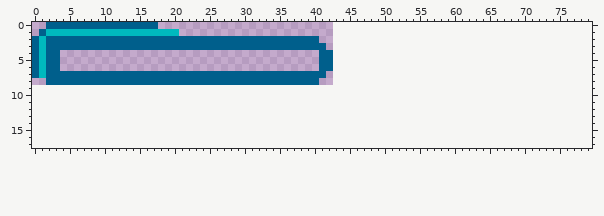
Two states of a pixel-art file, datafiles/aseprite/UI/spr_playerHealthbarUI.aseprite. Above is the file before it was changed.
43x9 pixels, 1 frame. The old version is drawn lined up with the new one, on the new canvas.
The result:
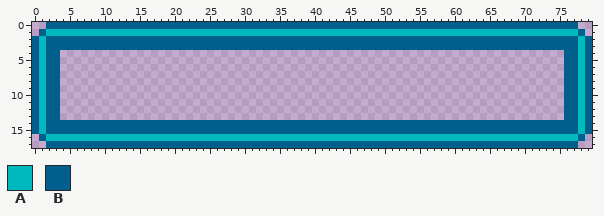
Palette (. is transparent): A #00b9be  B #005f8c
The edit:
{"change": "canvas 43x9 -> 80x18"}
{"y":0,"x":18,"old":"............................................................","new":"BBBBBBBBBBBBBBBBBBBBBBBBBBBBBBBBBBBBBBBBBBBBBBBBBBBBBBBBBBBB"}
{"y":1,"x":21,"old":"..........................................................","new":"AAAAAAAAAAAAAAAAAAAAAAAAAAAAAAAAAAAAAAAAAAAAAAAAAAAAAAAAAB"}
{"y":2,"x":41,"old":".......................................","new":"BBBBBBBBBBBBBBBBBBBBBBBBBBBBBBBBBBBBBAB"}
{"y":3,"x":42,"old":"......................................","new":"BBBBBBBBBBBBBBBBBBBBBBBBBBBBBBBBBBBBAB"}
{"y":4,"x":41,"old":"BB","new":".."}
{"y":4,"x":76,"old":"....","new":"BBAB"}
{"y":5,"x":41,"old":"BB","new":".."}
{"y":5,"x":76,"old":"....","new":"BBAB"}
{"y":6,"x":41,"old":"BB","new":".."}
{"y":6,"x":76,"old":"....","new":"BBAB"}
{"y":7,"x":4,"old":"BBBBBBBBBBBBBBBBBBBBBBBBBBBBBBBBBBBBBB","new":"......................................"}
{"y":7,"x":76,"old":"....","new":"BBAB"}
{"y":8,"x":0,"old":"..","new":"BA"}
{"y":8,"x":4,"old":"BBBBBBBBBBBBBBBBBBBBBBBBBBBBBBBBBBBBB","new":"....................................."}
{"y":8,"x":76,"old":"....","new":"BBAB"}
{"y":9,"x":0,"old":"....","new":"BABB"}
{"y":9,"x":76,"old":"....","new":"BBAB"}
{"y":10,"x":0,"old":"....","new":"BABB"}
{"y":10,"x":76,"old":"....","new":"BBAB"}
{"y":11,"x":0,"old":"....","new":"BABB"}
{"y":11,"x":76,"old":"....","new":"BBAB"}
{"y":12,"x":0,"old":"....","new":"BABB"}
{"y":12,"x":76,"old":"....","new":"BBAB"}
{"y":13,"x":0,"old":"....","new":"BABB"}
{"y":13,"x":76,"old":"....","new":"BBAB"}
{"y":14,"x":0,"old":"................................................................................","new":"BABBBBBBBBBBBBBBBBBBBBBBBBBBBBBBBBBBBBBBBBBBBBBBBBBBBBBBBBBBBBBBBBBBBBBBBBBBBBAB"}
{"y":15,"x":0,"old":"................................................................................","new":"BABBBBBBBBBBBBBBBBBBBBBBBBBBBBBBBBBBBBBBBBBBBBBBBBBBBBBBBBBBBBBBBBBBBBBBBBBBBBAB"}
{"y":16,"x":1,"old":"..............................................................................","new":"BAAAAAAAAAAAAAAAAAAAAAAAAAAAAAAAAAAAAAAAAAAAAAAAAAAAAAAAAAAAAAAAAAAAAAAAAAAAAB"}
{"y":17,"x":2,"old":"............................................................................","new":"BBBBBBBBBBBBBBBBBBBBBBBBBBBBBBBBBBBBBBBBBBBBBBBBBBBBBBBBBBBBBBBBBBBBBBBBBBBB"}
